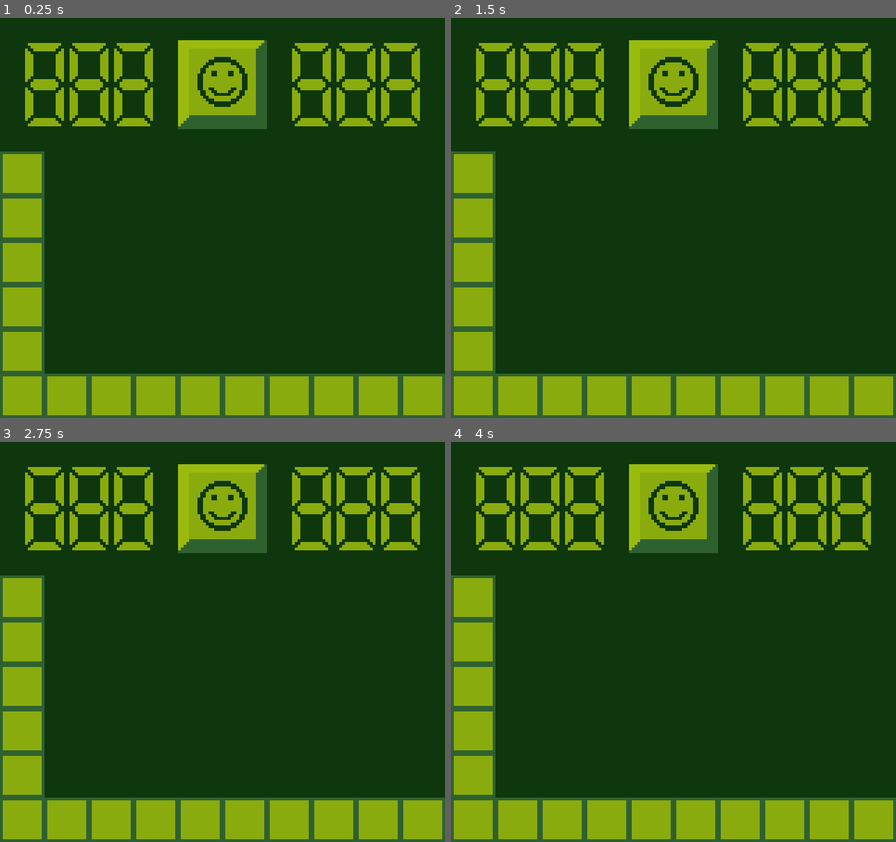
Above: before the commit, frames 1-4 (two rows, left to right).
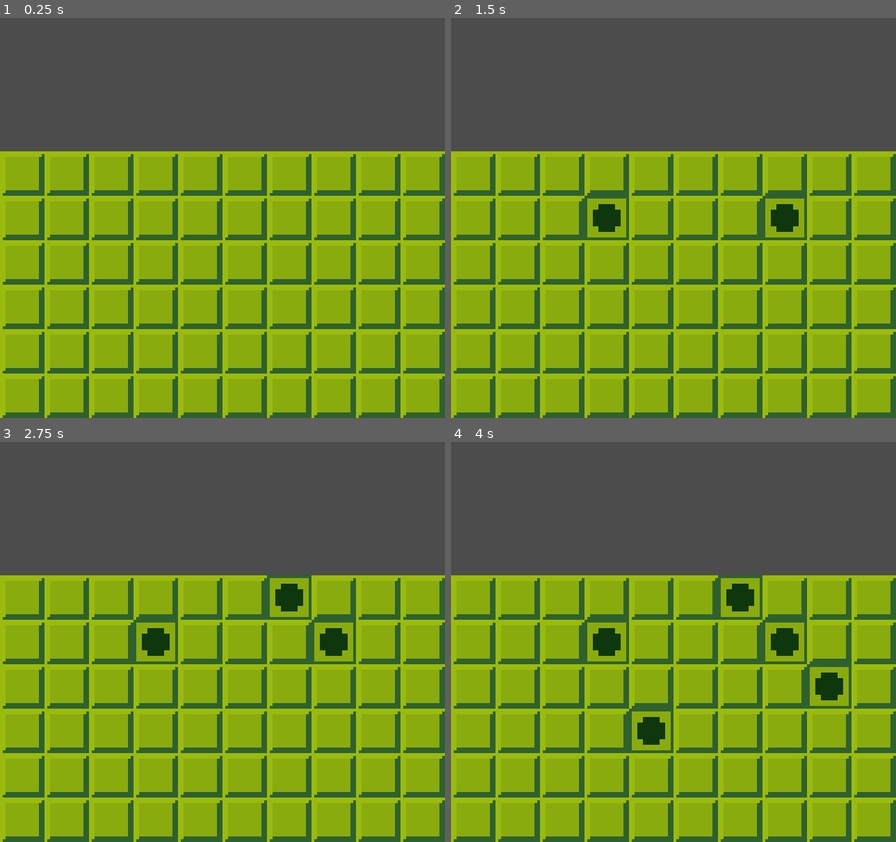
Above: after the commit, the same moments.

Repository: Trikzon/godot-experiments
Game: Godot game, scene res://Main.tscn
Two runs of this game, one before a commit and one after it. Both use one fixed random seed, a clock stepped at 60 frames per second and the inputs below.
Inputs (mouse positions are in pixels of both pictures, inside the frame that each line leads up to):
- Up to frame 1 (0.25 s): no input
- Up to frame 2 (1.5 s): tap Enter at 0.5 s; move the mouse to (771, 198) at 0.52 s; click (771, 198) at 0.67 s; tap Space at 1.25 s; move the mouse to (584, 238) at 1.27 s; click (584, 238) at 1.42 s
- Up to frame 3 (2.75 s): tap Enter at 2 s; move the mouse to (267, 554) at 2.02 s; click (267, 554) at 2.17 s
- Up to frame 4 (4 s): tap Space at 2.75 s; move the mouse to (651, 722) at 2.77 s; click (651, 722) at 2.92 s; tap Enter at 3.5 s; move the mouse to (807, 702) at 3.52 s; click (807, 702) at 3.67 s

The runs differ from the first frame. In frame 1, 87% of the frame differs, in the area x 0-100%, y 0-100%; in frame 2, 86%; in frame 3, 86%; in frame 4, 85%.

Commit message:
Basic grid and mouse clicking

Diff:
--- a/Main.gd
+++ b/Main.gd
@@ -1,3 +1,30 @@
 extends Node2D
 
-export var TILE_PIXEL_WIDTH = 16;
+const TILE_PIXEL_SIZE = 16
+const GRID_WIDTH = 10
+const GRID_HEIGHT = 6
+const GRID_Y_OFFSET = 48
+
+const TileScene = preload("res://Tile.tscn")
+
+var grid = {}
+
+func _ready():
+	for x in range(GRID_WIDTH):
+		for y in range(GRID_HEIGHT):
+			var pos = Vector2(x, y)
+			var tile = TileScene.instance()
+			add_child(tile)
+
+			tile.offset.y = GRID_Y_OFFSET + (y * TILE_PIXEL_SIZE)
+			tile.offset.x = x * TILE_PIXEL_SIZE
+
+			tile.value = "hidden"
+			grid[pos] = tile
+
+func _input(event):
+	if event is InputEventMouseButton:
+		print(event.position)
+		var x = int(event.position.x / TILE_PIXEL_SIZE)
+		var y = int((event.position.y / TILE_PIXEL_SIZE) - (GRID_Y_OFFSET / TILE_PIXEL_SIZE))
+		grid[Vector2(x, y)].value = "bomb"
--- a/Main.tscn
+++ b/Main.tscn
@@ -10,12 +10,14 @@
 script = ExtResource( 5 )
 
 [node name="Static Background" type="Sprite" parent="."]
+visible = false
 texture = ExtResource( 1 )
 centered = false
 region_enabled = true
 region_rect = Rect2( 0, 0, 160, 144 )
 
 [node name="0" type="Sprite" parent="."]
+visible = false
 position = Vector2( 8, 136 )
 texture = ExtResource( 2 )
 
--- /dev/null
+++ b/Tile.gd
@@ -0,0 +1,30 @@
+extends Sprite
+
+export(Texture) var tx_zero
+export(Texture) var tx_one
+export(Texture) var tx_two
+export(Texture) var tx_three
+export(Texture) var tx_four
+export(Texture) var tx_five
+export(Texture) var tx_six
+export(Texture) var tx_seven
+export(Texture) var tx_eight
+export(Texture) var tx_bomb
+export(Texture) var tx_hidden
+
+var value = "hidden" setget set_value
+
+func set_value(v):
+	value = v
+	match value:
+		0: self.texture = tx_zero
+		1: self.texture = tx_one
+		2: self.texture = tx_two
+		3: self.texture = tx_three
+		4: self.texture = tx_four
+		5: self.texture = tx_five
+		6: self.texture = tx_six
+		7: self.texture = tx_seven
+		8: self.texture = tx_eight
+		"bomb": self.texture = tx_bomb
+		"hidden": self.texture = tx_hidden
--- /dev/null
+++ b/Tile.tscn
@@ -0,0 +1,30 @@
+[gd_scene load_steps=13 format=2]
+
+[ext_resource path="res://assets/0.png" type="Texture" id=1]
+[ext_resource path="res://Tile.gd" type="Script" id=2]
+[ext_resource path="res://assets/1.png" type="Texture" id=3]
+[ext_resource path="res://assets/5.png" type="Texture" id=4]
+[ext_resource path="res://assets/7.png" type="Texture" id=5]
+[ext_resource path="res://assets/bomb.png" type="Texture" id=6]
+[ext_resource path="res://assets/2.png" type="Texture" id=7]
+[ext_resource path="res://assets/6.png" type="Texture" id=8]
+[ext_resource path="res://assets/4.png" type="Texture" id=9]
+[ext_resource path="res://assets/3.png" type="Texture" id=10]
+[ext_resource path="res://assets/8.png" type="Texture" id=11]
+[ext_resource path="res://assets/tile.png" type="Texture" id=12]
+
+[node name="Tile" type="Sprite"]
+texture = ExtResource( 12 )
+centered = false
+script = ExtResource( 2 )
+tx_zero = ExtResource( 1 )
+tx_one = ExtResource( 3 )
+tx_two = ExtResource( 7 )
+tx_three = ExtResource( 10 )
+tx_four = ExtResource( 9 )
+tx_five = ExtResource( 4 )
+tx_six = ExtResource( 8 )
+tx_seven = ExtResource( 5 )
+tx_eight = ExtResource( 11 )
+tx_bomb = ExtResource( 6 )
+tx_hidden = ExtResource( 12 )
Binary file removed: assets.png
Not shown, removed: assets.png.import
